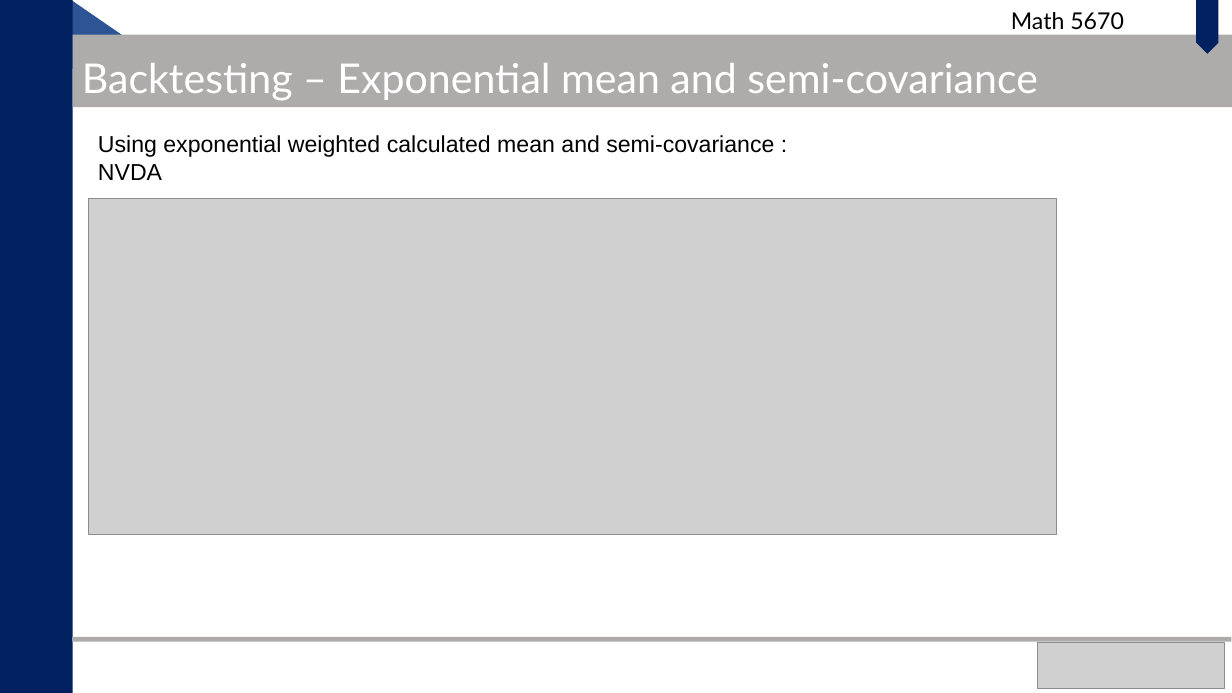
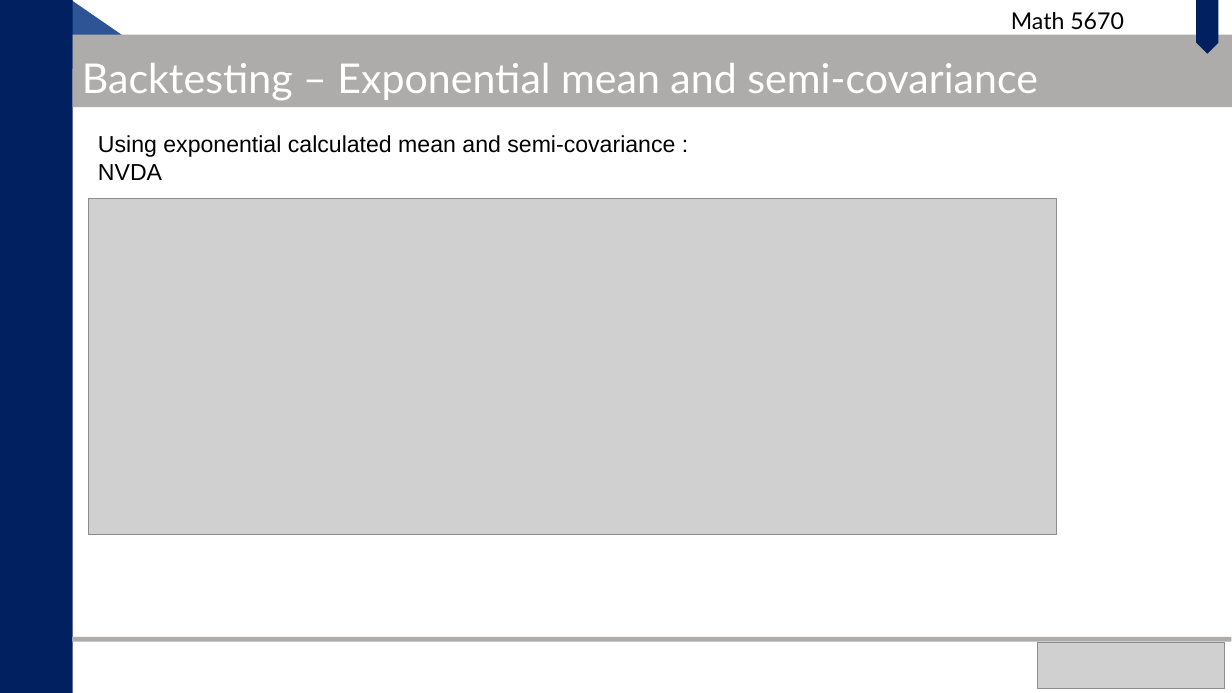
Before and after one commit to yellowzijian/Math5670_Final_Project, a slide deck: slide 21 of Math_5671_Zijian_Lubing.pptx. Drawn at 1232x693 pixels with LibreOffice and Linux fonts; fonts in the diff are those of the drawing; grey boxes stand for pictures. Boxes give left, top, right and bottom in pixels: in the first picture for what was removed or moved away, otherwise in the second. Text is boxed around its words. In the diff, an @@ line names an element or a change of style, - is before the commit and + after.

Commit message:
Typo fixed

```diff
--- a/Math_5671_Zijian_Lubing.pptx
+++ b/Math_5671_Zijian_Lubing.pptx
@@ text at <box>98,135,675,157</box>: text changed @@
-Using exponential weighted calculated mean and semi-covariance :
+Using exponential calculated mean and semi-covariance :
```
Also in this commit, not shown: 11 other slides changed.
